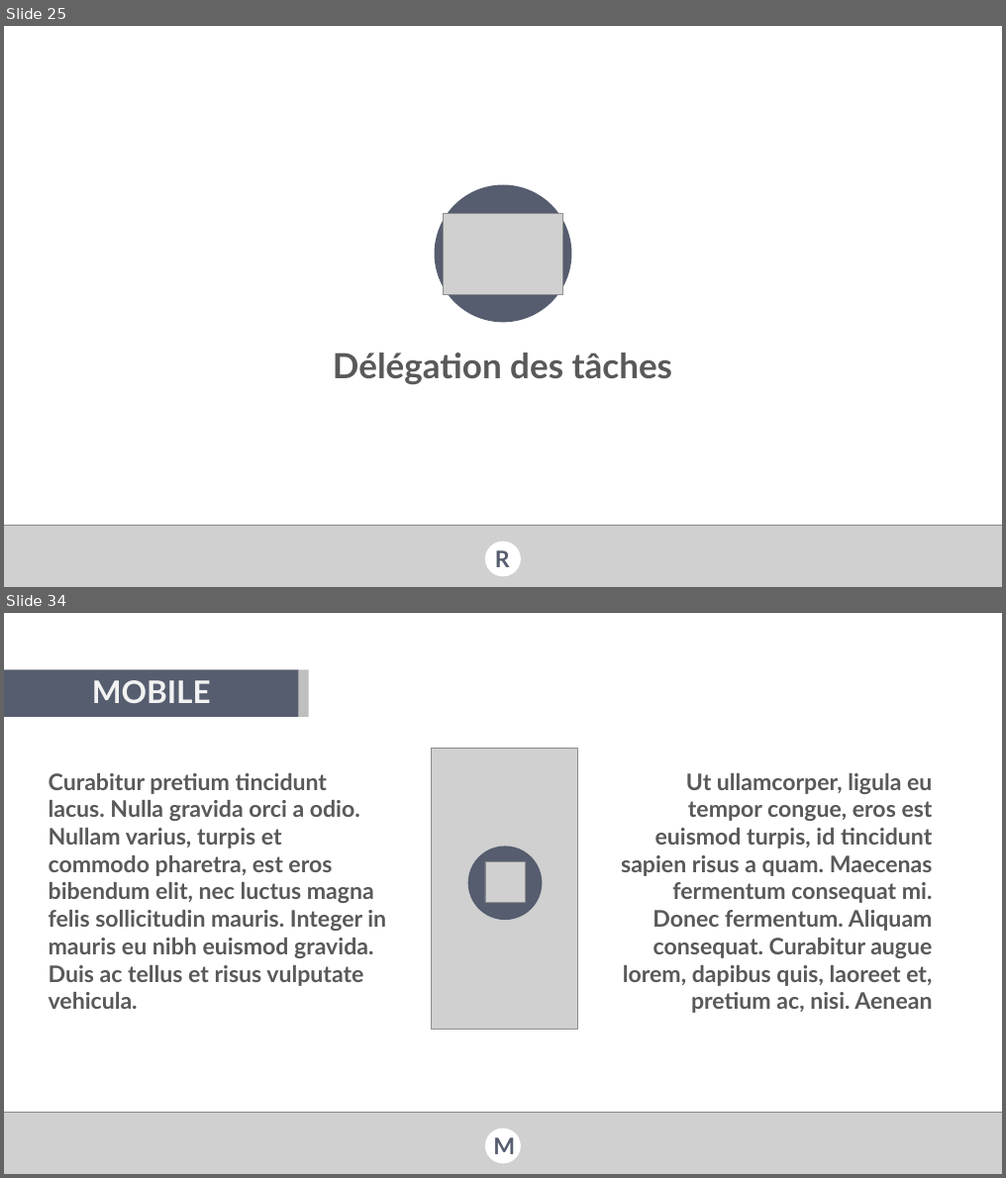
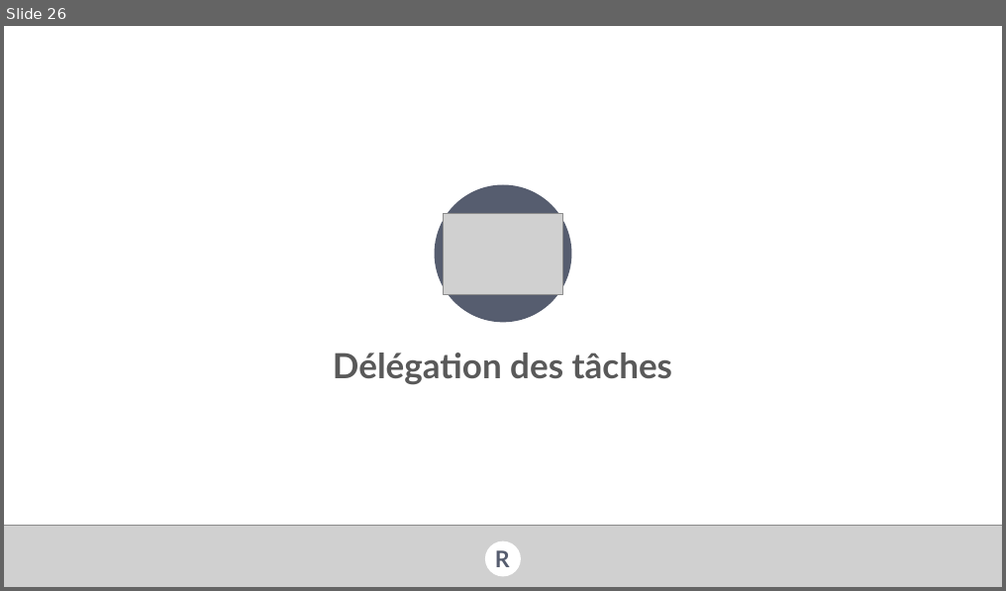
Before and after one commit to val92130/RSmart, a slide deck: Docs/Forum PI/RSmart presentation forum PI .pptx. Shown one above the other, each under a label of ours: slides 25 and 34 before the commit, slide 26 after it; the slides between them are not shown. The pictures are 1006x1178 and 1006x591 pixels, drawn with LibreOffice and Linux fonts; fonts in the diff are those of the drawing; grey boxes stand for pictures; background and template pictures are left out. Boxes give left, top, right and bottom in pixels: in the first picture for what was removed or moved away, otherwise in the second. Text is boxed around its words. In the diff, an @@ line names an element or a change of style, - is before the commit and + after.

```diff
--- a/Docs/Forum PI/RSmart presentation forum PI .pptx
+++ b/Docs/Forum PI/RSmart presentation forum PI .pptx
@@ slide 34 removed at (4, 613, 1002, 1174), background picture (left out) @@
@@ rectangle removed at (4, 669, 299, 717) @@
@@ rectangle removed at (299, 669, 309, 717) @@
@@ text removed at (92, 680, 211, 703) @@
-MOBILE
@@ picture removed at (431, 749, 578, 1029) @@
@@ text removed at (49, 773, 386, 1009) @@
-Curabitur pretium tincidunt lacus. Nulla gravida orci a odio. Nullam varius, turpis et commodo pharetra, est eros bibendum elit, nec luctus magna felis sollicitudin mauris. Integer in mauris eu nibh euismod gravida. Duis ac tellus et risus vulputate vehicula.
@@ text removed at (621, 773, 933, 1013) @@
-Ut ullamcorper, ligula eu tempor congue, eros est euismod turpis, id tincidunt sapien risus a quam. Maecenas fermentum consequat mi. Donec fermentum. Aliquam consequat. Curabitur augue lorem, dapibus quis, laoreet et, pretium ac, nisi. Aenean
@@ ellipse removed at (468, 846, 542, 920) @@
@@ picture removed at (485, 862, 526, 903) @@
@@ picture removed at (4, 1112, 1002, 1174) @@
@@ ellipse removed at (485, 1129, 521, 1163) @@
@@ text removed at (493, 1138, 515, 1155) @@
-M
@@ what was slide 25 is now slide 26 @@
```
Also in this commit, not shown: 5 slides changed, 7 slides added, 18 other slides removed, 2 other files.
